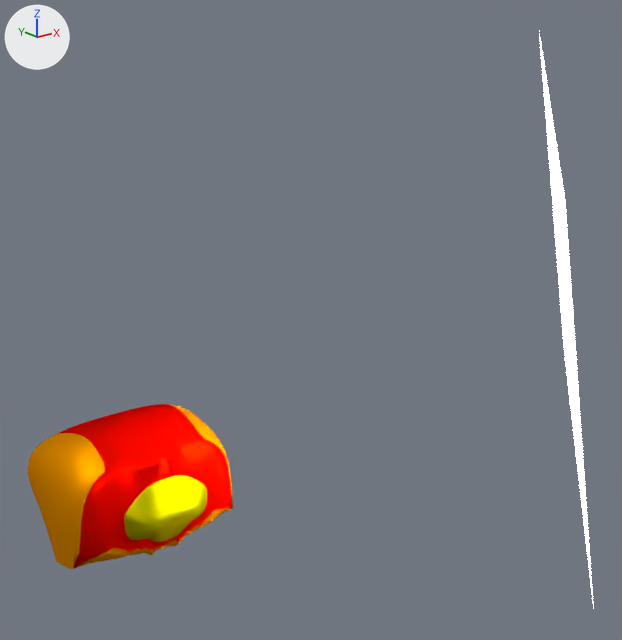
Renders of the Blender file blenderFiles/robot_EnemyHead.blend from each side of a commit.
Both versions are drawn from a camera (50 mm lens) standing at (-5.29, -9.94, 7.13) and looking at (1.97, -0.86, 3.5). Arrows for +X, +Y and +Z are at upper left; the lights stay in place.

The older version as bpy lines, for what is in view:
```python
ob_plane = bpy.data.objects.new('Plane', me_plane)
ob_plane.location = (0.0, 0.0, 0.0)
ob_plane.rotation_euler = (1.571, 0.0, 0.0)  # degrees (90, 0, 0)
ob_plane.scale = (0.157, 0.157, 0.157)
ob_plane_001 = bpy.data.objects.new('Plane.001', me_plane_001)
ob_plane_001.location = (4.23, -3.42, 3.98)
ob_plane_001.rotation_euler = (-1.738, -0.285, 0.715)  # degrees (-100, -16, 41)
ob_plane_001.scale = (2.8, 2.8, 2.8)
```
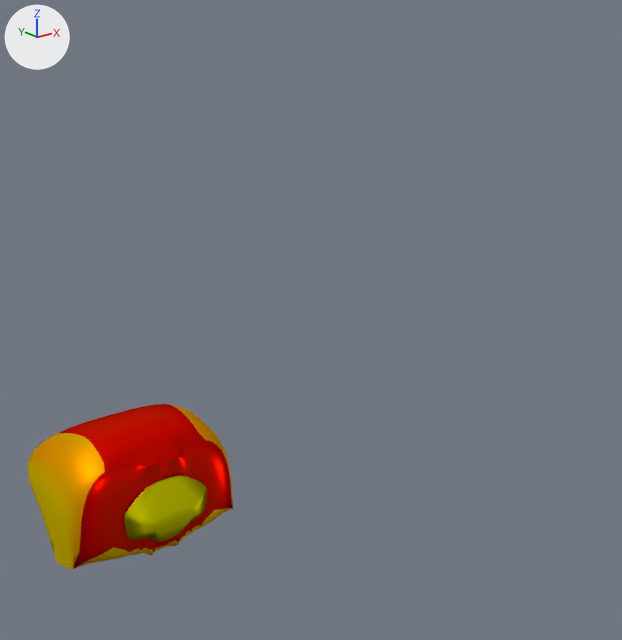
Location of each change, [x1, y1, x2, y2] in pixels of the pictures (622 x 640 px):
'Plane', surface changed
    both: [28, 404, 233, 570]
'Plane.001', deleted
    before: [539, 33, 594, 609]
part 1 of me_plane, added
    after: [28, 413, 175, 570]

Patch to the scene script:
```diff
--- a/blenderFiles/robot_EnemyHead.blend.py
+++ b/blenderFiles/robot_EnemyHead.blend.py
@@ img_robot_mtl @@
+img_robot_mtl = load_image('robot_mtl', '_unpacked/robotTexture.png', 1024, 1024, 'sRGB')
@@ mat_material_002 @@
 n0 = _N.new('ShaderNodeBsdfDiffuse'); n0.name = 'Diffuse BSDF'
-n0.inputs[0].default_value = (0.8, 0.25, 0.0, 1.0)  # 'Color', orange #e78900
 n1 = _N.new('ShaderNodeBsdfAnisotropic'); n1.name = 'Glossy BSDF'
@@ mat_material_002 @@
 n3 = _N.new('ShaderNodeOutputMaterial'); n3.name = 'Material Output'
+n4 = _N.new('ShaderNodeTexImage'); n4.name = 'Image Texture'
+n4.image = img_robot_mtl
 _L.new(n0.outputs[0], n2.inputs[1])  # 'BSDF' to 'Shader'
@@ mat_material_002 @@
 _L.new(n1.outputs[0], n2.inputs[2])  # 'BSDF' to 'Shader'
+_L.new(n4.outputs[0], n0.inputs[0])  # 'Color' to 'Color'
@@ mat_lens @@
 n1 = _N.new('ShaderNodeBsdfDiffuse'); n1.name = 'Diffuse BSDF'
-n1.inputs[0].default_value = (0.33, 0.319, 0.0, 1.0)  # 'Color', yellow #9b9900
 n1.inputs[1].default_value = 0.158  # 'Roughness'
@@ mat_lens @@
 n3.inputs[0].default_value = 0.609  # 'Factor'
+n4 = _N.new('ShaderNodeTexImage'); n4.name = 'Image Texture'
+n4.image = img_robot_mtl
 _L.new(n1.outputs[0], n3.inputs[1])  # 'BSDF' to 'Shader'
@@ mat_lens @@
 _L.new(n2.outputs[0], n3.inputs[2])  # 'BSDF' to 'Shader'
+_L.new(n4.outputs[0], n1.inputs[0])  # 'Color' to 'Color'
@@ mat_primarycolor @@
 n1 = _N.new('ShaderNodeBsdfDiffuse'); n1.name = 'Diffuse BSDF'
-n1.inputs[0].default_value = (1.0, 0.00255, 0.0, 1.0)  # 'Color', red #ff0800
 n1.inputs[1].default_value = 0.192  # 'Roughness'
@@ mat_primarycolor @@
 n3.inputs[0].default_value = 0.791  # 'Factor'
+n4 = _N.new('ShaderNodeTexImage'); n4.name = 'Image Texture'
+n4.image = img_robot_mtl
 _L.new(n1.outputs[0], n3.inputs[1])  # 'BSDF' to 'Shader'
@@ mat_primarycolor @@
 _L.new(n2.outputs[0], n3.inputs[2])  # 'BSDF' to 'Shader'
+_L.new(n4.outputs[0], n1.inputs[0])  # 'Color' to 'Color'
@@ me_plane @@
 # used by ob_plane; location = (0.0, 0.0, 0.0); rotation_euler = (1.571, 0.0, 0.0), in degrees (90, 0, 0); scale = (0.157, 0.157, 0.157)
-me_plane.from_pydata(...)  # 99 vertices, 72 faces; spans x 0.0..9.4, y -0.2..12.9, z -15.5..1.5
+me_plane.from_pydata(...)  # 178 vertices, 144 faces; spans x -9.4..9.4, y -0.2..12.9, z -15.5..1.5
+# me_plane part 1
+# 79 vertices are added at x -9.4..-1.0, y -0.2..12.8, z -15.5..1.5
+# 39 new faces join them, mat_material_002
+# 8 new faces join them, mat_primarycolor
+# 25 new faces join them, mat_lens
 me_plane.materials.append(mat_material_002)
@@ ob_plane_001 @@
-ob_plane_001 = bpy.data.objects.new('Plane.001', me_plane_001)
-ob_plane_001.location = (4.23, -3.42, 3.98)
-ob_plane_001.rotation_euler = (-1.738, -0.285, 0.715)  # degrees (-100, -16, 41)
-ob_plane_001.scale = (2.8, 2.8, 2.8)
@@ ob_plane @@
 ob_plane.scale = (0.157, 0.157, 0.157)
-_m = ob_plane.modifiers.new('Mirror', 'MIRROR')
-_m.use_clip = True
 _m = ob_plane.modifiers.new('Subsurf', 'SUBSURF')
```
